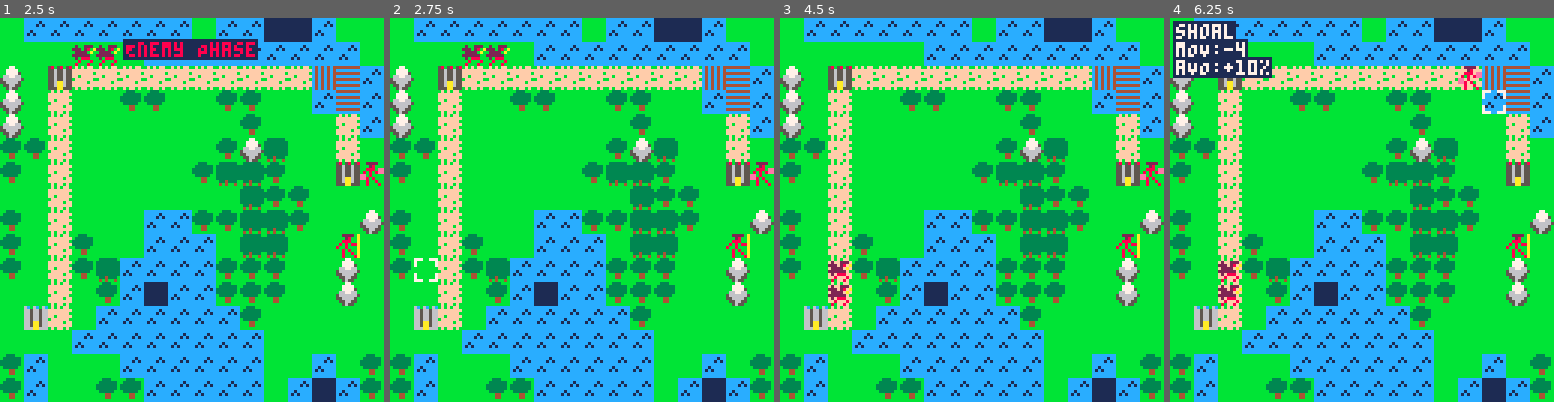
Above: before the commit, frames 1-4 (left to right).
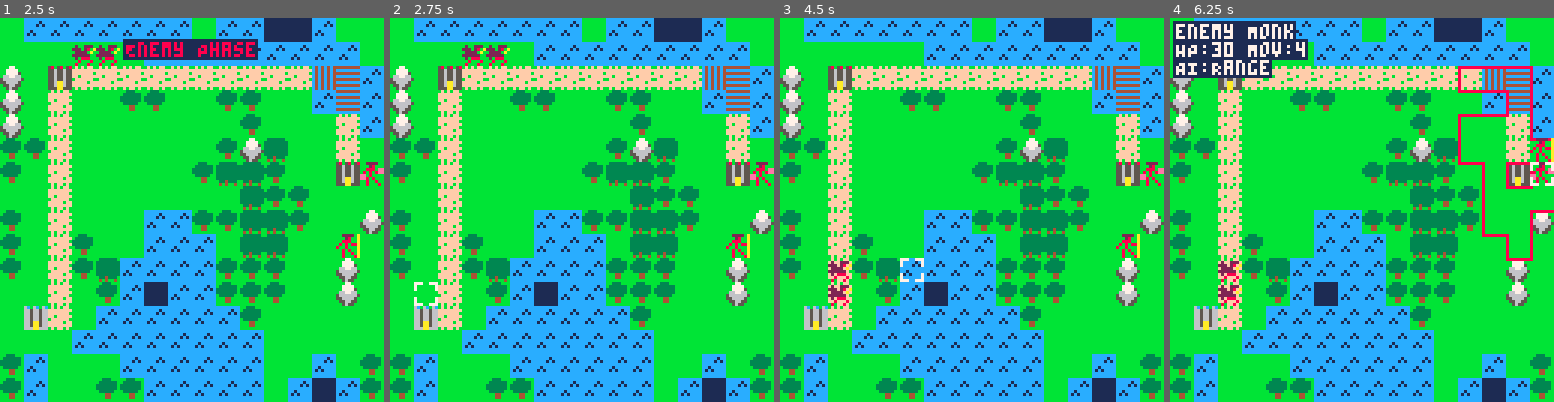
Above: after the commit, the same moments.

Repository: stavguo/pico-saga
Game: PICO-8 cartridge ftrpg.p8
The game is run twice, just before and just after one commit, with the same random seed, the same clock (stepped at 60 frames per second) and the same inputs.
Inputs:
- Up to frame 1 (2.5 s): tap X (X key) at 0.33, 1.07, 1.85 s; tap O (Z key) at 0.7, 1.7, 2.1 s; hold Right 1.6-2.1 s; hold Up 2.15-2.42 s; hold Right from 2.47 s (still down)
- Up to frame 2 (2.75 s): keep holding Right; tap O (Z key) at 2.5 s
- Up to frame 3 (4.5 s): tap O (Z key) every 0.4 s from 2.9 to 4.1 s; tap X (X key) at 2.97, 4.08 s; release Right at 3.03 s; hold Left 3.08-3.58 s; hold Down 3.63-3.97 s; hold Right from 4.02 s (still down)
- Up to frame 4 (6.25 s): tap O (Z key) every 0.4 s from 4.5 to 6.1 s; release Right at 4.68 s; hold Up 4.73-5.03 s; hold Left 5.08-5.68 s; tap X (X key) at 5.2 s; hold Down 5.73-6.03 s; hold Right from 6.08 s (still down)

Frame 1 is identical in both runs. In frame 2, 0.2% of the frame differs, in the area x 6-13%, y 62-75%; in frame 3, 0.1%; in frame 4, 4.4%, in the area x 1-100%, y 0-64%.

Commit message:
Removed range2 units due to changes in map size

Diff:
--- a/src/pathfinding.lua
+++ b/src/pathfinding.lua
@@ -61,10 +61,7 @@
     if next(attackable) == nil then return {} end
 
     -- Perform pathfinding to find movement costs
-    local mov
-    if (finder.enemy_ai == "Range") mov = finder.Mov
-    if (finder.enemy_ai == "Range2") mov = finder.Mov * 2
-    local costs, prev = find_traversable_tiles(vectoindex({finder.x, finder.y}), mov, filter_func)
+    local costs, prev = find_traversable_tiles(vectoindex({finder.x, finder.y}), finder.enemy_ai == "Range" and finder.Mov or nil, filter_func)
 
 
     -- Find intersection and sort using your insert
--- a/src/unit.lua
+++ b/src/unit.lua
@@ -117,7 +117,7 @@
                         pos[2],
                         UNIT_MINS[flr(rnd(#UNIT_MINS))+1][1],
                         "enemy",
-                        ({"Charge","Range","Range2"})[flr(rnd(3))+1])
+                        ({"Charge","Range"})[flr(rnd(2))+1])
                 end
             end
         end
